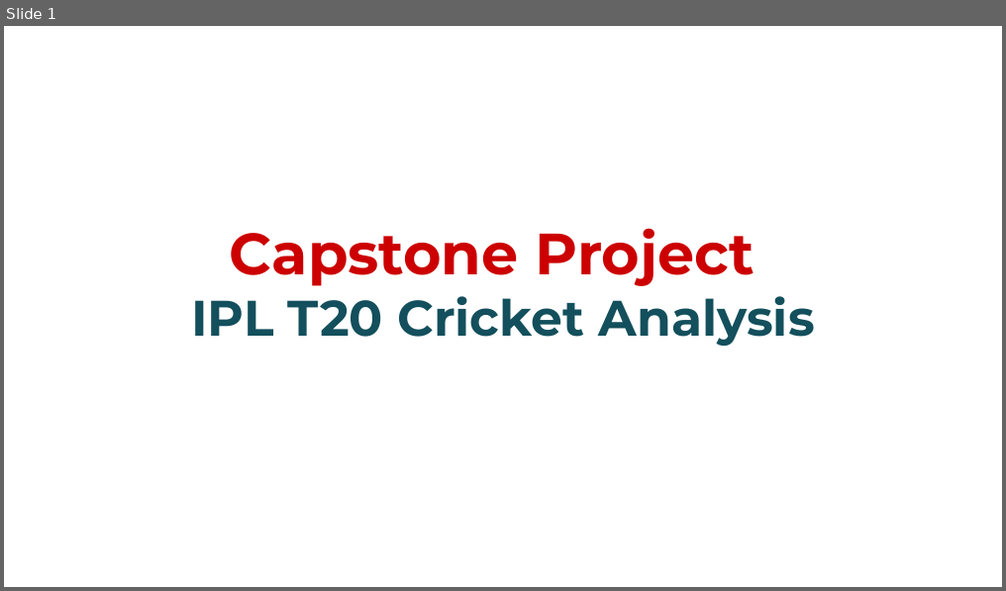
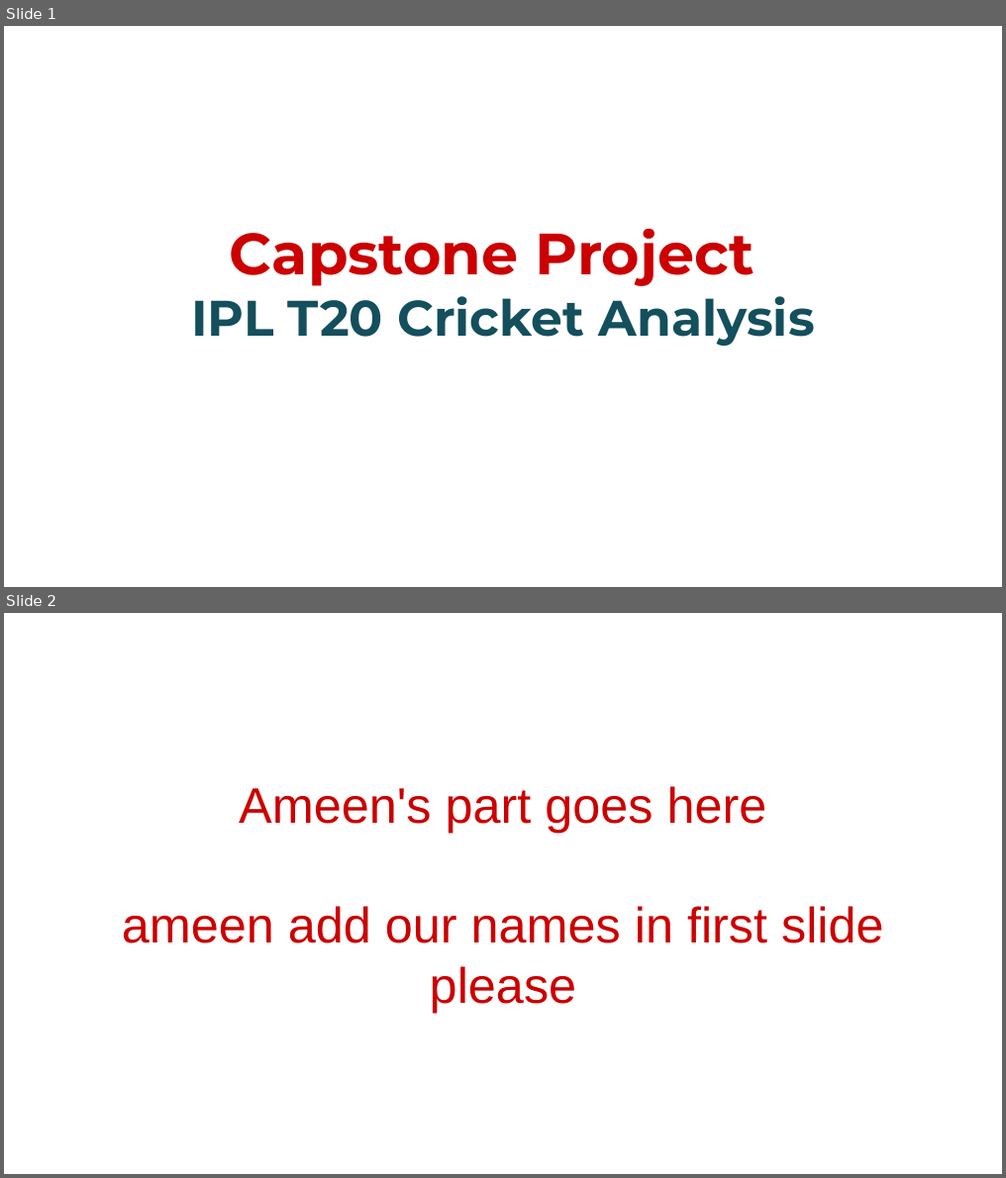
Before and after one commit to Pradip240/IPL-T20-Cricket-Analysis, a slide deck: CapstoneProjectPresentation.pptx. Shown one above the other, each under a label of ours: slide 1 before the commit, slides 1 and 2 after it. The pictures are 1006x591 and 1006x1178 pixels, drawn with LibreOffice and Linux fonts; fonts in the diff are those of the drawing; background and template pictures are left out. Boxes give left, top, right and bottom in pixels: in the first picture for what was removed or moved away, otherwise in the second. Text is boxed around its words. In the diff, an @@ line names an element or a change of style, - is before the commit and + after.

Commit message:
Add files via upload
remove placeholder slides and add your part of work there

```diff
--- a/CapstoneProjectPresentation.pptx
+++ b/CapstoneProjectPresentation.pptx
@@ slide 2 added at (4,613,1002,1174), background #FFFFFF @@
@@ title added at (122,786,884,1013), 36 pt, text #CC0000 @@
+Ameen's part goes here
+ameen add our names in first slide please
```
Also in this commit, not shown: 11 other slides added.
